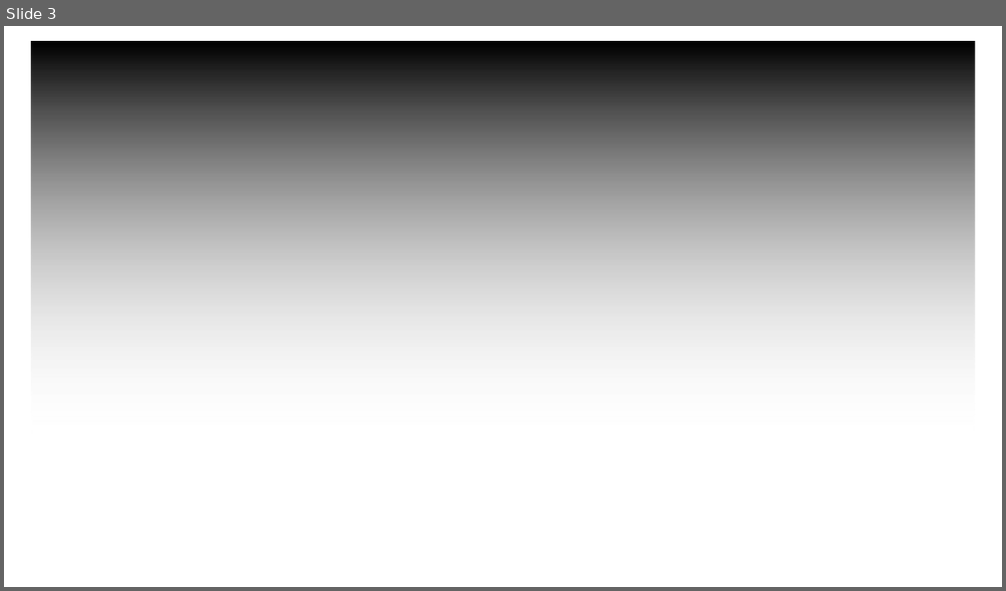
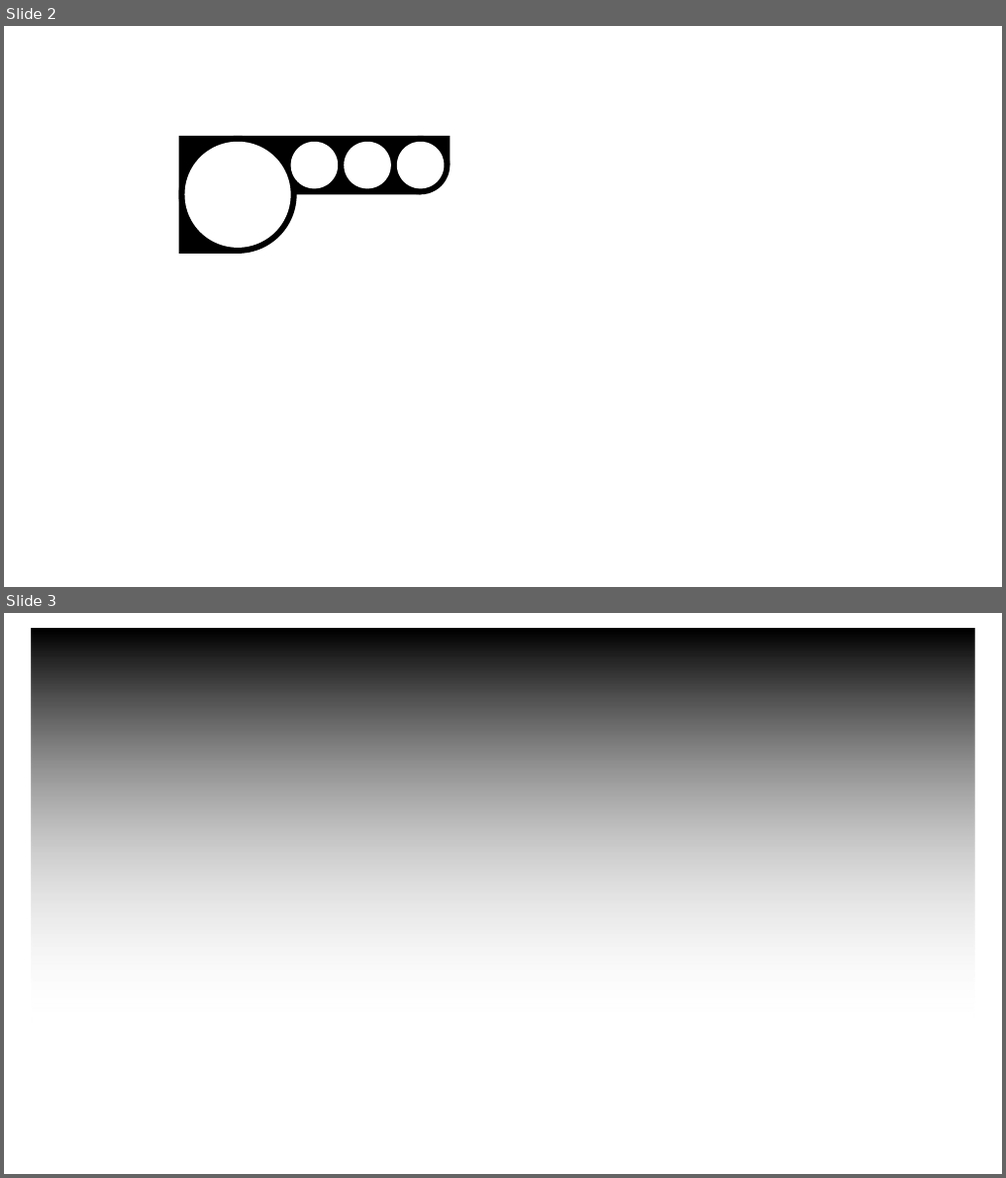
Before and after one commit to ABCSDFWLO/edge_230709, a slide deck: Img/프레젠테이션1.pptx. Shown one above the other, each under a label of ours: slide 3 before the commit, slides 2 and 3 after it. The pictures are 1006x591 and 1006x1178 pixels, drawn with LibreOffice and Linux fonts; fonts in the diff are those of the drawing. Boxes give left, top, right and bottom in pixels: in the first picture for what was removed or moved away, otherwise in the second. Text is boxed around its words. In the diff, an @@ line names an element or a change of style, - is before the commit and + after.

```diff
--- a/Img/프레젠테이션1.pptx
+++ b/Img/프레젠테이션1.pptx
@@ slide 2 added at [4,26,1002,587], background #FFFFFF @@
@@ rectangle added at [179,136,421,195], fill #000000 @@
@@ ellipse added at [179,136,297,254], fill #000000 @@
@@ ellipse added at [184,141,291,248], fill #FFFFFF @@
@@ ellipse added at [291,141,338,188], fill #FFFFFF @@
@@ ellipse added at [344,141,391,188], fill #FFFFFF @@
@@ ellipse added at [391,136,450,195], fill #000000 @@
@@ ellipse added at [397,141,445,188], fill #FFFFFF @@
@@ rectangle added at [420,136,450,166], fill #000000 @@
@@ rectangle added at [179,194,239,254], fill #000000 @@
```
Also in this commit, not shown: 1 slide changed, 1 slide removed, 11 other files.
